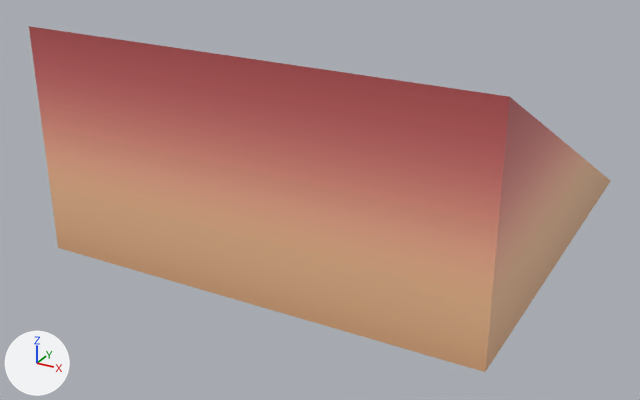
The FBX model Assets/Models/TileSets/Tileset 1/frontHalfRamp2.001.fbx: old version first, new version second.
The view is the same before and after, from a 50 mm lens placed at (0.874, -1.78, 0.649), pointed at (-0.041, -0.115, -0.184). Arrows for +X, +Y and +Z are at lower left; the lights stay in place. Where no turn or scale is listed for an object, it has been applied to the vertices.

The first picture shows 'frontHalfRamp2.001'.
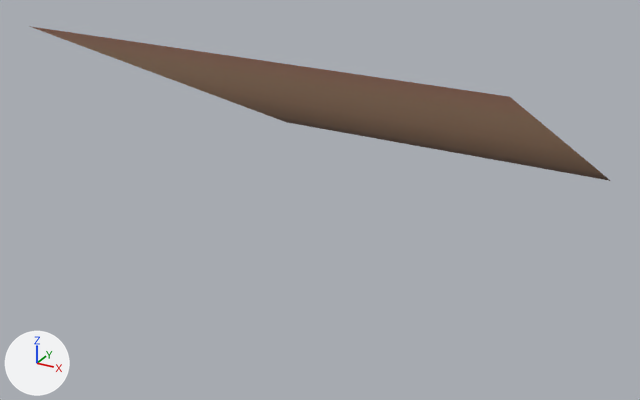
Changed parts and their boxes [x1, y1, x2, y2] in the pictures (640 x 400 px):
'frontHalfRamp2.001', reshaped (55% shorter): before [29, 26, 610, 372]; after [29, 26, 610, 181]
part 1 of me_cube_053, deleted: before [29, 26, 610, 372]
part 2 of me_cube_053, surface changed (brown): after [29, 26, 610, 181]

Edits to the bpy script that builds the scene:
```text
Change me_cube_053:
    used by ob_fronthalframp2_001; location = (0.0, 0.0, 0.0)
    remove me_cube_053.from_pydata(...)  # 51 vertices, 5 faces; spans x -0.5..0.5, y -0.5..0.5, z -0.25..0.25
    add me_cube_053.from_pydata(...)  # 24 vertices, 1 face; spans x -0.5..0.5, y -0.5..0.5, z -0.25..0.25
    me_cube_053 part 1
    27 vertices are removed from x -0.5..0.5, y -0.5..0.333, z -0.25..0.167
    4 faces are deleted
    me_cube_053 part 2: 1 kept faces spanning x -0.5..0.5, y -0.5..0.5, z -0.25..0.25 get new texture (UV) coordinates
```
